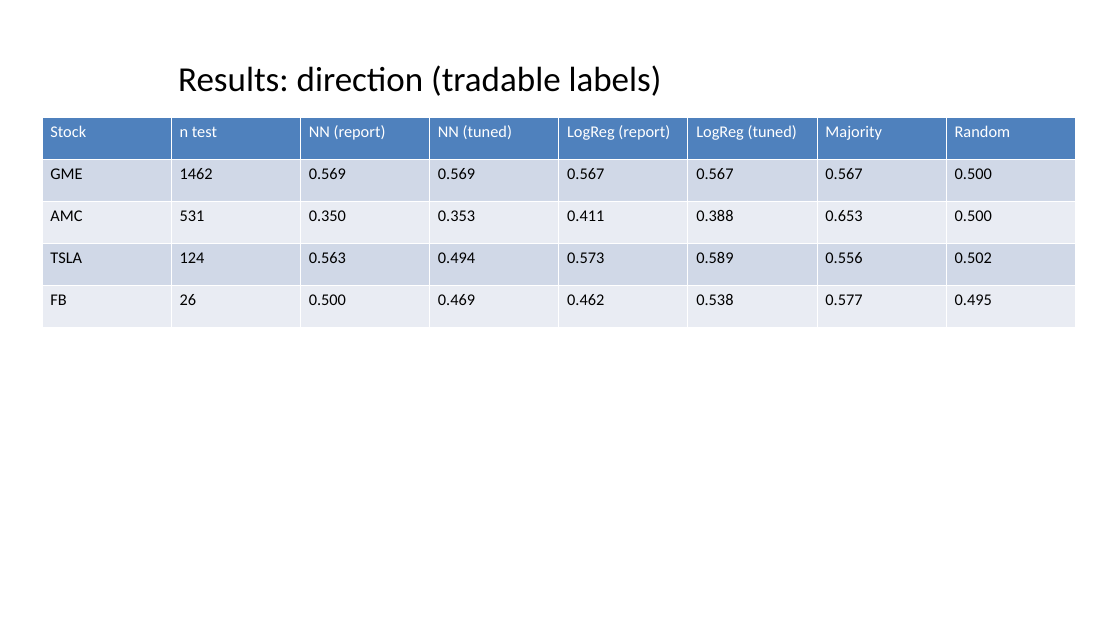
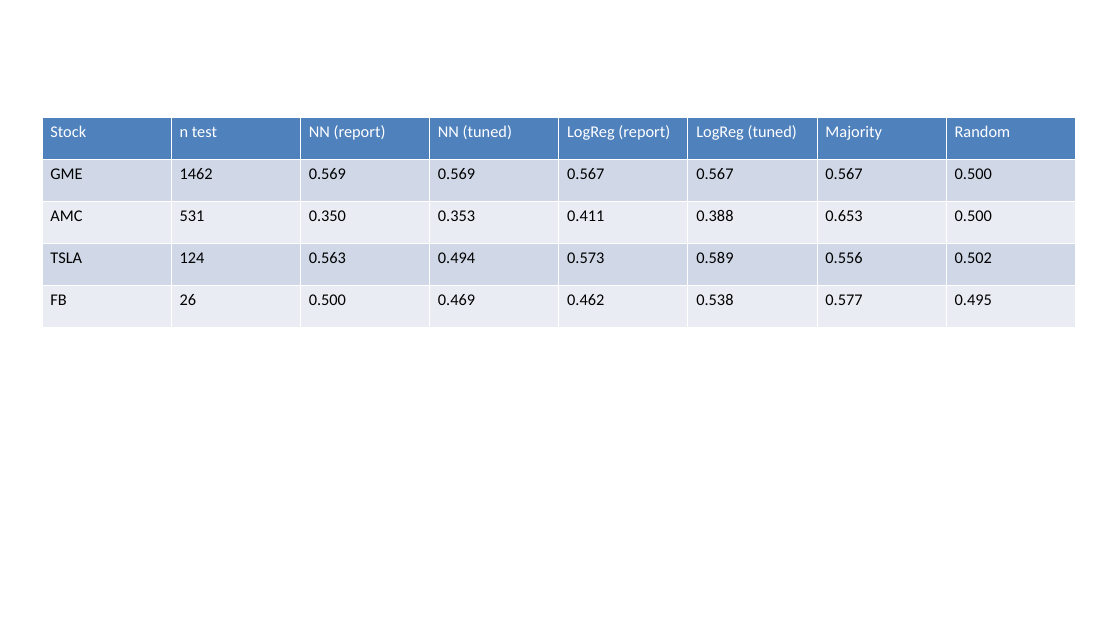
Before and after one commit to Prithvi-Aithal/wsb-market-prediction, a slide deck: slide 7 of docs/presentation.pptx. Drawn at 1120x630 pixels with LibreOffice and Linux fonts; fonts in the diff are those of the drawing. Boxes give left, top, right and bottom in pixels: in the first picture for what was removed or moved away, otherwise in the second. Text is boxed around its words. In the diff, an @@ line names an element or a change of style, - is before the commit and + after.

Commit message:
Fix chart legend overlap, soften tuning conclusion, center slide titles

```diff
--- a/docs/presentation.pptx
+++ b/docs/presentation.pptx
@@ title removed at <box>178,65,662,96</box> @@
-Results: direction (tradable labels)
```
Also in this commit, not shown: 11 other slides changed, 2 slides added, 2 slides removed, 5 other files.
